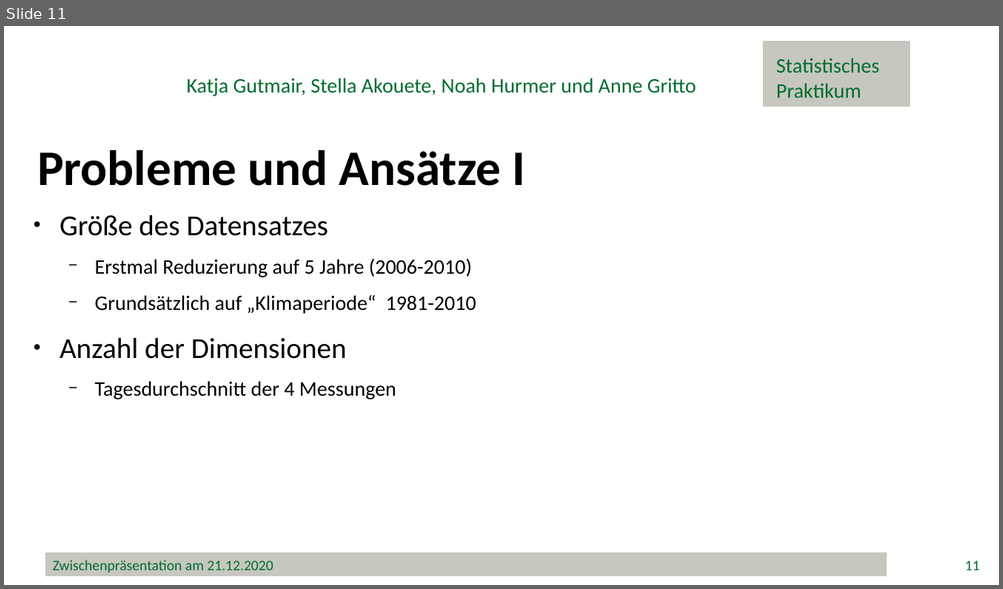
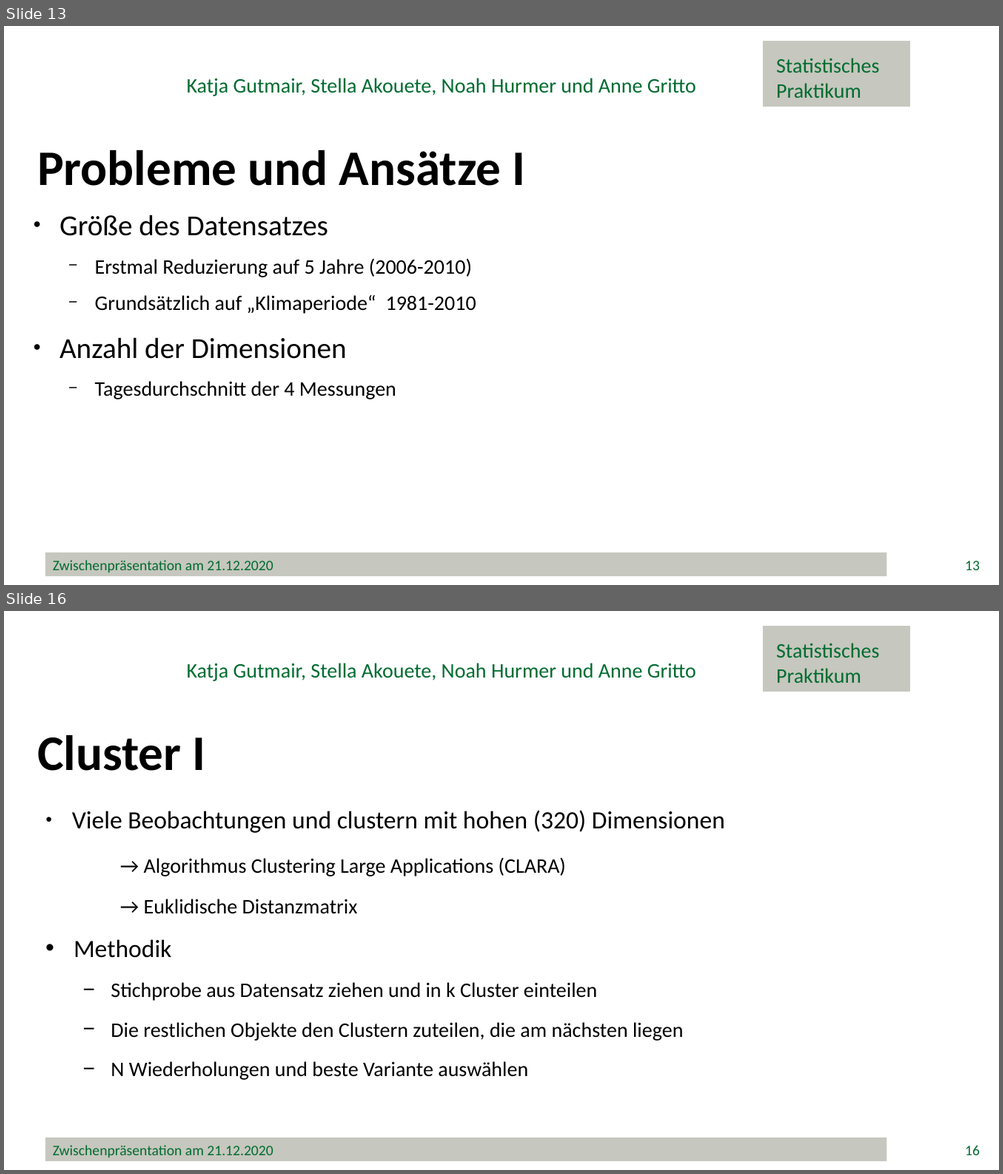
Before and after one commit to minimops/weatherFrog, a slide deck: ppt/Zwischenpraesentation_v1.1.pptx. Shown one above the other, each under a label of ours: slide 11 before the commit, slides 13 and 16 after it; the slides between them are not shown. The pictures are 1003x589 and 1003x1174 pixels, drawn with LibreOffice and Linux fonts; fonts in the diff are those of the drawing; background and template pictures are left out. Boxes give left, top, right and bottom in pixels: in the first picture for what was removed or moved away, otherwise in the second. Text is boxed around its words. In the diff, an @@ line names an element or a change of style, - is before the commit and + after.

```diff
--- a/ppt/Zwischenpraesentation_v1.1.pptx
+++ b/ppt/Zwischenpraesentation_v1.1.pptx
@@ slide 16 added at <box>4,611,999,1170</box>, background #FFFFFF @@
@@ rectangle added at <box>762,627,910,692</box>, fill #C6C7BE, outline #C6C7BE 1 pt @@
@@ text added at <box>776,643,879,683</box>, 20 pt, text #006C30 @@
+Statistisches
+Praktikum
@@ text added at <box>187,663,696,681</box>, 20 pt, text #006C30 @@
+Katja Gutmair, Stella Akouete, Noah Hurmer und Anne Gritto
@@ text added at <box>37,735,205,771</box>, 48 pt, text #000000, bold @@
+Cluster I
@@ text added at <box>72,810,725,1080</box>, 20 pt, text #000000 @@
+● Viele Beobachtungen und clustern mit hohen (320) Dimensionen
+→ Algorithmus Clustering Large Applications (CLARA)
+→ Euklidische Distanzmatrix
+• Methodik
+  − Stichprobe aus Datensatz ziehen und in k Cluster einteilen
+  − Die restlichen Objekte den Clustern zuteilen, die am nächsten liegen
+  − N Wiederholungen und beste Variante auswählen
@@ rectangle added at <box>45,1138,887,1162</box>, fill #C6C7BE, 14 pt, text #006C30 @@
+Zwischenpräsentation am 21.12.2020
@@ page number added at <box>965,1145,979,1156</box>, 14 pt, text #006C30 @@
+16
@@ what was slide 11 is now slide 13 @@
@@ page number at <box>965,561,979,571</box>: text changed @@
-11
+13
```
Also in this commit, not shown: 14 slides changed, 24 other slides added.
